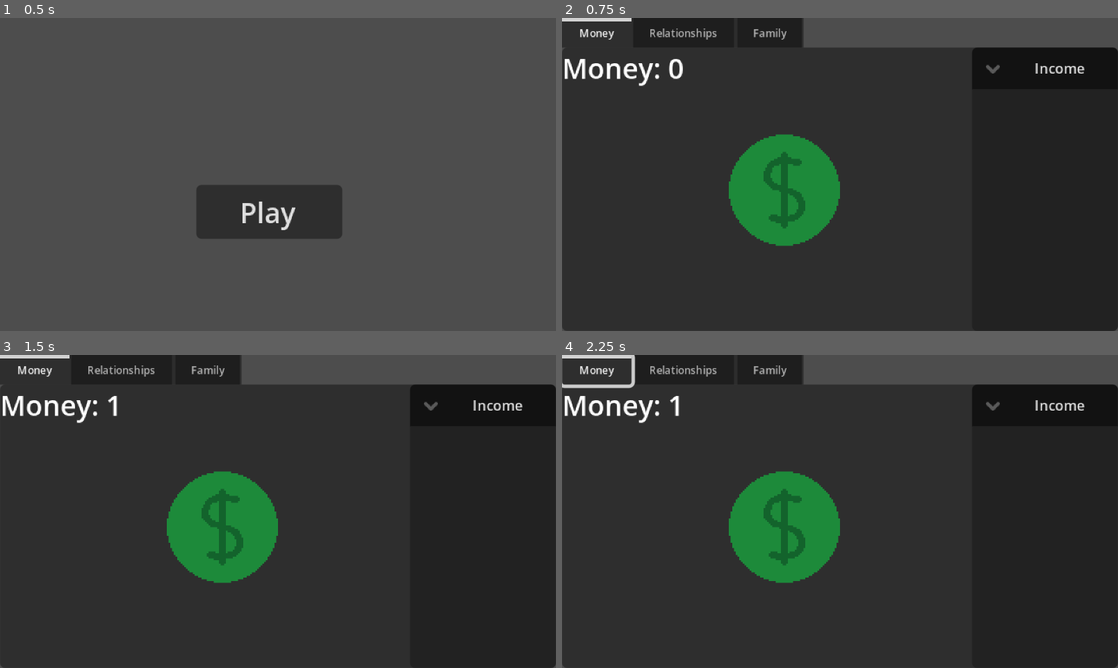
Above: before the commit, frames 1-4 (two rows, left to right).
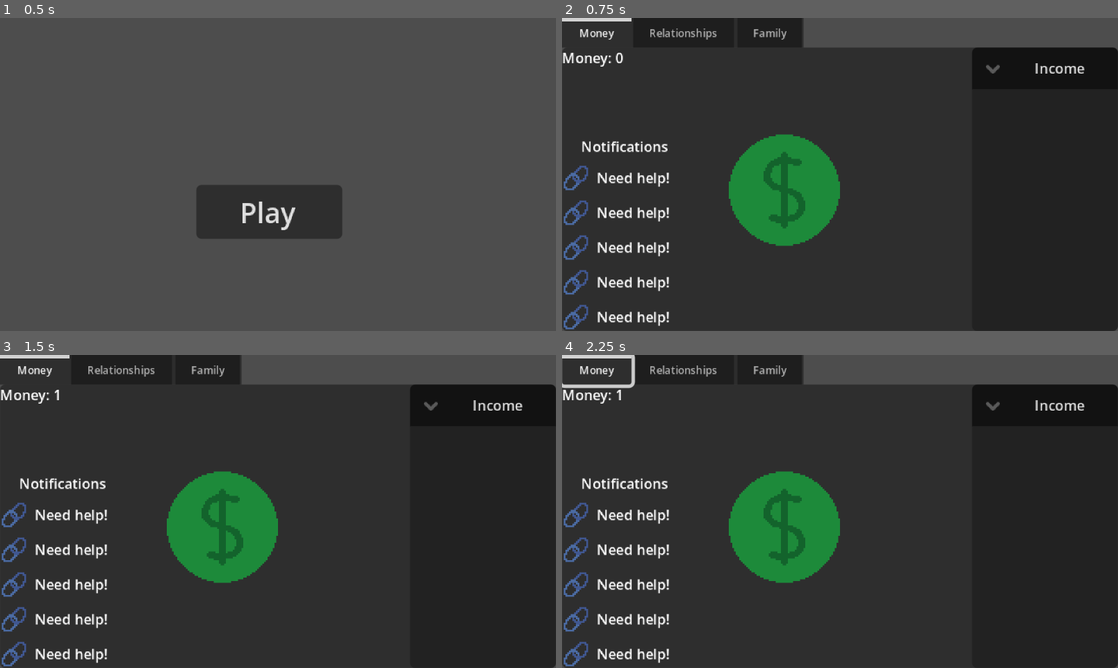
Above: after the commit, the same moments.

Repository: ObedH/the-american-dream
Game: Godot game, scene res://scenes/main/main.tscn
The game is run twice, just before and just after one commit, with the same random seed, the same clock (stepped at 60 frames per second) and the same inputs.
Inputs (mouse positions are in pixels of both pictures, inside the frame that each line leads up to):
- Up to frame 1 (0.5 s): no input
- Up to frame 2 (0.75 s): click "Play" at 0.5 s
- Up to frame 3 (1.5 s): click (222, 527) at 1.25 s
- Up to frame 4 (2.25 s): tap Enter at 2 s; move the mouse to (962, 495) at 2.02 s; hold Right from 2.03 s (still down); tap Alt at 2.1 s; click (962, 495) at 2.17 s

Frame 1 is identical in both runs. In frame 2, 3.0% of the frame differs, in the area x 0-22%, y 11-100%; in frame 3, 3.0%; in frame 4, 3.0%.

Commit message:
Added a notifications panel with some basic icons

Diff:
--- a/scenes/family/family.tscn
+++ b/scenes/family/family.tscn
@@ -2,7 +2,7 @@
 
 [ext_resource type="Script" uid="uid://bi0oinueyiggj" path="res://scenes/family/family.gd" id="1_s3pyw"]
 [ext_resource type="Theme" uid="uid://cpnk7xou0ltke" path="res://ui/themes/main_theme/main_theme.tres" id="2_x4gls"]
-[ext_resource type="PackedScene" uid="uid://ylv7f3rwpqb1" path="res://objects/home/home.tscn" id="3_w7v42"]
+[ext_resource type="PackedScene" uid="uid://ylv7f3rwpqb1" path="res://scenes/family/home/home.tscn" id="3_w7v42"]
 
 [node name="Family" type="Control" unique_id=1617049175]
 layout_mode = 3
--- a/objects/home/home.tscn
+++ b/scenes/family/home/home.tscn
@@ -1,6 +1,6 @@
 [gd_scene format=3 uid="uid://ylv7f3rwpqb1"]
 
-[ext_resource type="Texture2D" uid="uid://bq8dabjenrttc" path="res://objects/home/home.png" id="1_nht3e"]
+[ext_resource type="Texture2D" uid="uid://bq8dabjenrttc" path="res://scenes/family/home/home.png" id="1_nht3e"]
 
 [node name="Home" type="Control" unique_id=353956934]
 custom_minimum_size = Vector2(128, 128)
--- a/objects/dollar/dollar.tscn
+++ b/scenes/money/dollar/dollar.tscn
@@ -1,7 +1,7 @@
 [gd_scene format=3 uid="uid://dds580yiirp4c"]
 
-[ext_resource type="Texture2D" uid="uid://dbjcck1jyq4r1" path="res://objects/dollar/dollar.png" id="1_ektf0"]
-[ext_resource type="Script" uid="uid://dhrw0ngv5he8n" path="res://objects/dollar/dollar.gd" id="2_jfjuy"]
+[ext_resource type="Texture2D" uid="uid://dbjcck1jyq4r1" path="res://scenes/money/dollar/dollar.png" id="1_ektf0"]
+[ext_resource type="Script" uid="uid://dhrw0ngv5he8n" path="res://scenes/money/dollar/dollar.gd" id="2_jfjuy"]
 [ext_resource type="PackedScene" uid="uid://bbepavt17tea4" path="res://components/income/income.tscn" id="2_qp3vo"]
 
 [node name="Dollar" type="TextureButton" unique_id=106605851]
--- a/scenes/money/money.tscn
+++ b/scenes/money/money.tscn
@@ -1,6 +1,6 @@
 [gd_scene format=3 uid="uid://cegujtpayijih"]
 
-[ext_resource type="PackedScene" uid="uid://dds580yiirp4c" path="res://objects/dollar/dollar.tscn" id="1_lji6b"]
+[ext_resource type="PackedScene" uid="uid://dds580yiirp4c" path="res://scenes/money/dollar/dollar.tscn" id="1_lji6b"]
 [ext_resource type="Theme" uid="uid://cpnk7xou0ltke" path="res://ui/themes/main_theme/main_theme.tres" id="1_p8oel"]
 [ext_resource type="Script" uid="uid://c8edmej2q8yal" path="res://scenes/money/money.gd" id="1_s1arj"]
 
--- /dev/null
+++ b/scenes/play/notifs_panel/notif/home_icon.tres
@@ -0,0 +1,7 @@
+[gd_resource type="AtlasTexture" format=3 uid="uid://dnej8ano32u0d"]
+
+[ext_resource type="Texture2D" uid="uid://drchgqfv32dei" path="res://ui/ui_sheet.png" id="1_tigai"]
+
+[resource]
+atlas = ExtResource("1_tigai")
+region = Rect2(16, 0, 16, 16)
--- /dev/null
+++ b/scenes/play/notifs_panel/notif/money_icon.tres
@@ -0,0 +1,7 @@
+[gd_resource type="AtlasTexture" format=3 uid="uid://dr41qo01cmx8s"]
+
+[ext_resource type="Texture2D" uid="uid://drchgqfv32dei" path="res://ui/ui_sheet.png" id="1_2nf40"]
+
+[resource]
+atlas = ExtResource("1_2nf40")
+region = Rect2(0, 0, 16, 16)
--- /dev/null
+++ b/scenes/play/notifs_panel/notif/notif.gd
@@ -0,0 +1,2 @@
+class_name Notif
+extends HBoxContainer
--- /dev/null
+++ b/scenes/play/notifs_panel/notif/notif.tscn
@@ -0,0 +1,22 @@
+[gd_scene format=3 uid="uid://doi44j5qbp5gh"]
+
+[ext_resource type="Script" uid="uid://cfb4annndb73j" path="res://scenes/play/notifs_panel/notif/notif.gd" id="1_1qhkx"]
+[ext_resource type="Texture2D" uid="uid://3e8rhlbun1sc" path="res://scenes/play/notifs_panel/notif/rela_icon.tres" id="1_v6t7w"]
+
+[node name="Notif" type="HBoxContainer" unique_id=169467825]
+custom_minimum_size = Vector2(73, 0)
+offset_right = 58.0
+offset_bottom = 12.0
+script = ExtResource("1_1qhkx")
+
+[node name="Icon" type="TextureRect" parent="." unique_id=2000281496]
+layout_mode = 2
+size_flags_vertical = 4
+texture = ExtResource("1_v6t7w")
+stretch_mode = 2
+
+[node name="Label" type="Label" parent="." unique_id=1350614403]
+layout_mode = 2
+text = "Need help!"
+horizontal_alignment = 1
+vertical_alignment = 1
--- /dev/null
+++ b/scenes/play/notifs_panel/notif/rela_icon.tres
@@ -0,0 +1,7 @@
+[gd_resource type="AtlasTexture" format=3 uid="uid://3e8rhlbun1sc"]
+
+[ext_resource type="Texture2D" uid="uid://drchgqfv32dei" path="res://ui/ui_sheet.png" id="1_bi1bp"]
+
+[resource]
+atlas = ExtResource("1_bi1bp")
+region = Rect2(32, 0, 16, 16)
--- /dev/null
+++ b/scenes/play/notifs_panel/notifs_panel.gd
@@ -0,0 +1,2 @@
+class_name NotifsPanel
+extends VBoxContainer
--- /dev/null
+++ b/scenes/play/notifs_panel/notifs_panel.tscn
@@ -0,0 +1,35 @@
+[gd_scene format=3 uid="uid://pf8j674gh2gh"]
+
+[ext_resource type="Theme" uid="uid://cpnk7xou0ltke" path="res://ui/themes/main_theme/main_theme.tres" id="1_tyffg"]
+[ext_resource type="Script" uid="uid://dxsrnncj064qq" path="res://scenes/play/notifs_panel/notifs_panel.gd" id="2_dbd1c"]
+[ext_resource type="PackedScene" uid="uid://doi44j5qbp5gh" path="res://scenes/play/notifs_panel/notif/notif.tscn" id="3_j72b8"]
+
+[node name="NotifsPanel" type="VBoxContainer" unique_id=637751230]
+anchors_preset = 2
+anchor_top = 1.0
+anchor_bottom = 1.0
+offset_top = -40.0
+offset_right = 50.0
+grow_vertical = 0
+theme = ExtResource("1_tyffg")
+script = ExtResource("2_dbd1c")
+
+[node name="Title" type="Label" parent="." unique_id=835071125]
+layout_mode = 2
+text = "Notifications"
+horizontal_alignment = 1
+
+[node name="Notif" parent="." unique_id=2068622365 instance=ExtResource("3_j72b8")]
+layout_mode = 2
+
+[node name="Notif2" parent="." unique_id=169467825 instance=ExtResource("3_j72b8")]
+layout_mode = 2
+
+[node name="Notif3" parent="." unique_id=904959339 instance=ExtResource("3_j72b8")]
+layout_mode = 2
+
+[node name="Notif4" parent="." unique_id=992694714 instance=ExtResource("3_j72b8")]
+layout_mode = 2
+
+[node name="Notif5" parent="." unique_id=1723349589 instance=ExtResource("3_j72b8")]
+layout_mode = 2
--- a/scenes/play/play.tscn
+++ b/scenes/play/play.tscn
@@ -5,6 +5,7 @@
 [ext_resource type="PackedScene" uid="uid://cegujtpayijih" path="res://scenes/money/money.tscn" id="3_fxwjs"]
 [ext_resource type="PackedScene" uid="uid://dhp2qjx77v7k7" path="res://scenes/relas/relas.tscn" id="4_kpfyx"]
 [ext_resource type="PackedScene" uid="uid://cdycdaokv1hsv" path="res://scenes/family/family.tscn" id="5_tdyfg"]
+[ext_resource type="PackedScene" uid="uid://pf8j674gh2gh" path="res://scenes/play/notifs_panel/notifs_panel.tscn" id="6_1phcp"]
 
 [node name="Play" type="Control" unique_id=1391722839]
 layout_mode = 3
@@ -35,3 +36,8 @@
 [node name="Family" parent="TabContainer" unique_id=1617049175 instance=ExtResource("5_tdyfg")]
 visible = false
 layout_mode = 2
+
+[node name="NotifsPanel" parent="." unique_id=637751230 instance=ExtResource("6_1phcp")]
+layout_mode = 1
+offset_top = -112.48999
+offset_right = 73.0
--- a/ui/themes/main_theme/main_theme.tres
+++ b/ui/themes/main_theme/main_theme.tres
@@ -2,6 +2,7 @@
 
 [resource]
 FoldableContainer/font_sizes/font_size = 8
+Label/font_sizes/font_size = 8
 TabContainer/constants/side_margin = 0
 TabContainer/constants/tab_separation = 0
 TabContainer/font_sizes/font_size = 6
Renamed: objects/home/home.aseprite -> scenes/family/home/home.aseprite
Renamed: objects/home/home.png -> scenes/family/home/home.png
Not shown, changed: scenes/family/home/home.png.import
Renamed: objects/dollar/dollar.gd -> scenes/money/dollar/dollar.gd
Renamed: objects/dollar/dollar.gd.uid -> scenes/money/dollar/dollar.gd.uid
Renamed: objects/dollar/dollar.png -> scenes/money/dollar/dollar.png
Not shown, changed: scenes/money/dollar/dollar.png.import
Renamed: objects/dollar/dollar_cookie.aseprite -> scenes/money/dollar/dollar_cookie.aseprite
Not shown, added: scenes/play/notifs_panel/notif/notif.gd.uid
Not shown, added: scenes/play/notifs_panel/notifs_panel.gd.uid
Binary file added: ui/ui_sheet.aseprite
Binary file added: ui/ui_sheet.png
(and 1 more such lines)
